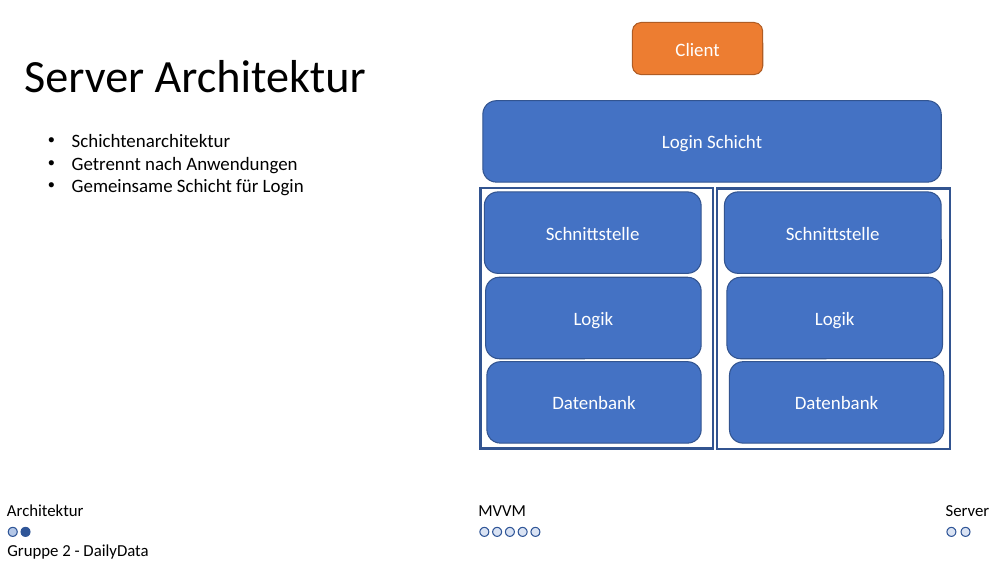
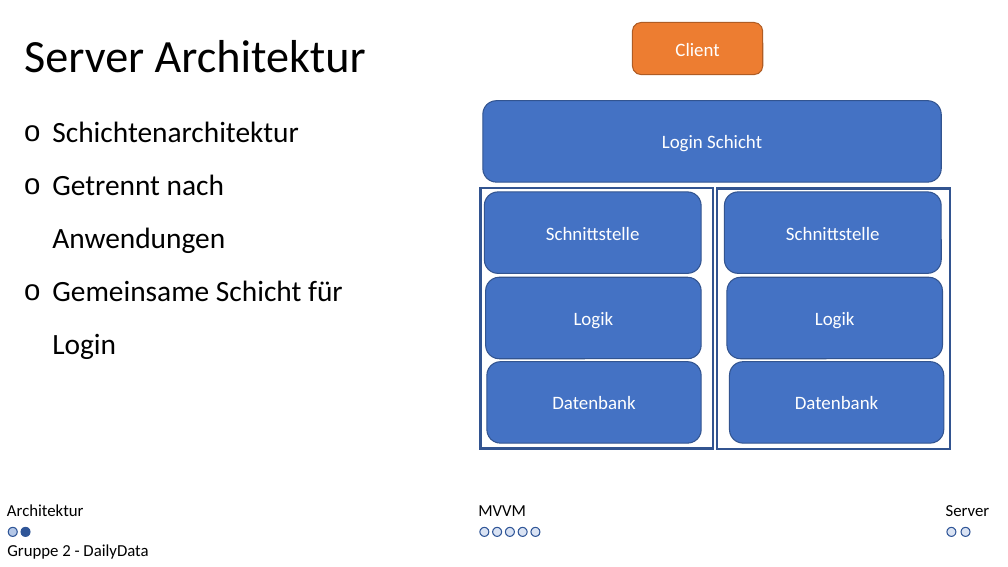
Before and after one commit to kittyahy/PSEAppGruppe2, a slide deck: slide 3 of Praesentationen/02-Entwurfsphase/Entwurf Präsentation.pptx. Drawn at 1008x567 pixels with LibreOffice and Linux fonts; fonts in the diff are those of the drawing. Boxes give left, top, right and bottom in pixels: in the first picture for what was removed or moved away, otherwise in the second. Text is boxed around its words. In the diff, an @@ line names an element or a change of style, - is before the commit and + after.

```diff
--- a/Praesentationen/02-Entwurfsphase/Entwurf Präsentation.pptx
+++ b/Praesentationen/02-Entwurfsphase/Entwurf Präsentation.pptx
@@ text "Server Architektur": place and size @@
-text "Server Architektur" at bbox=[24, 60, 366, 93]
+text "Server Architektur" at bbox=[24, 40, 366, 73]
@@ text "Schichtenarchitektur": place and size @@
-text "Schichtenarchitektur" at bbox=[72, 134, 304, 196]
+text "Schichtenarchitektur" at bbox=[52, 121, 343, 359]
@@ text "Schichtenarchitektur" at bbox=[52, 121, 343, 359]: size 18 to 28 pt; bullet • to o; line spacing 1 to 1.5 @@
```
Also in this commit, not shown: 10 other slides changed, 1 slide added, 19 other files.
